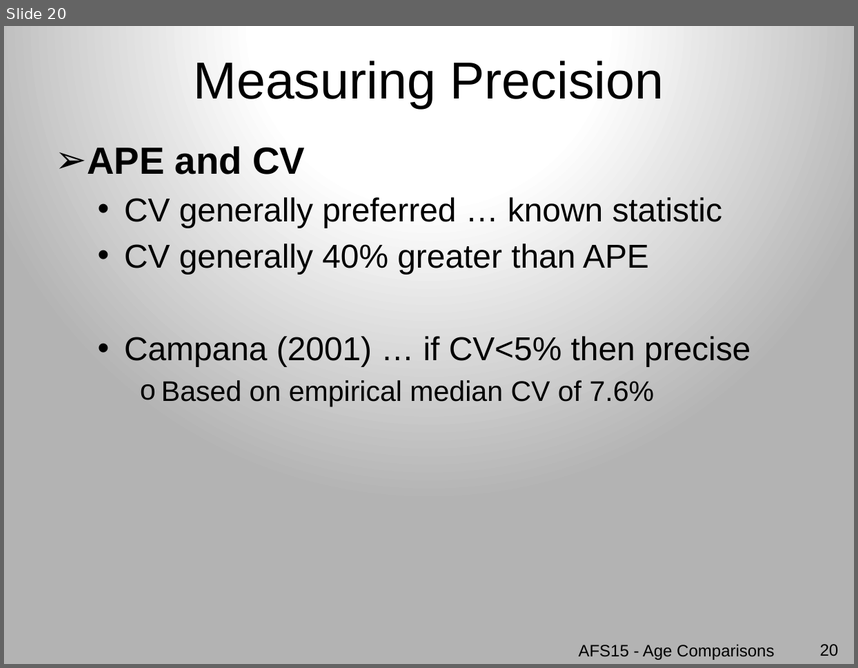
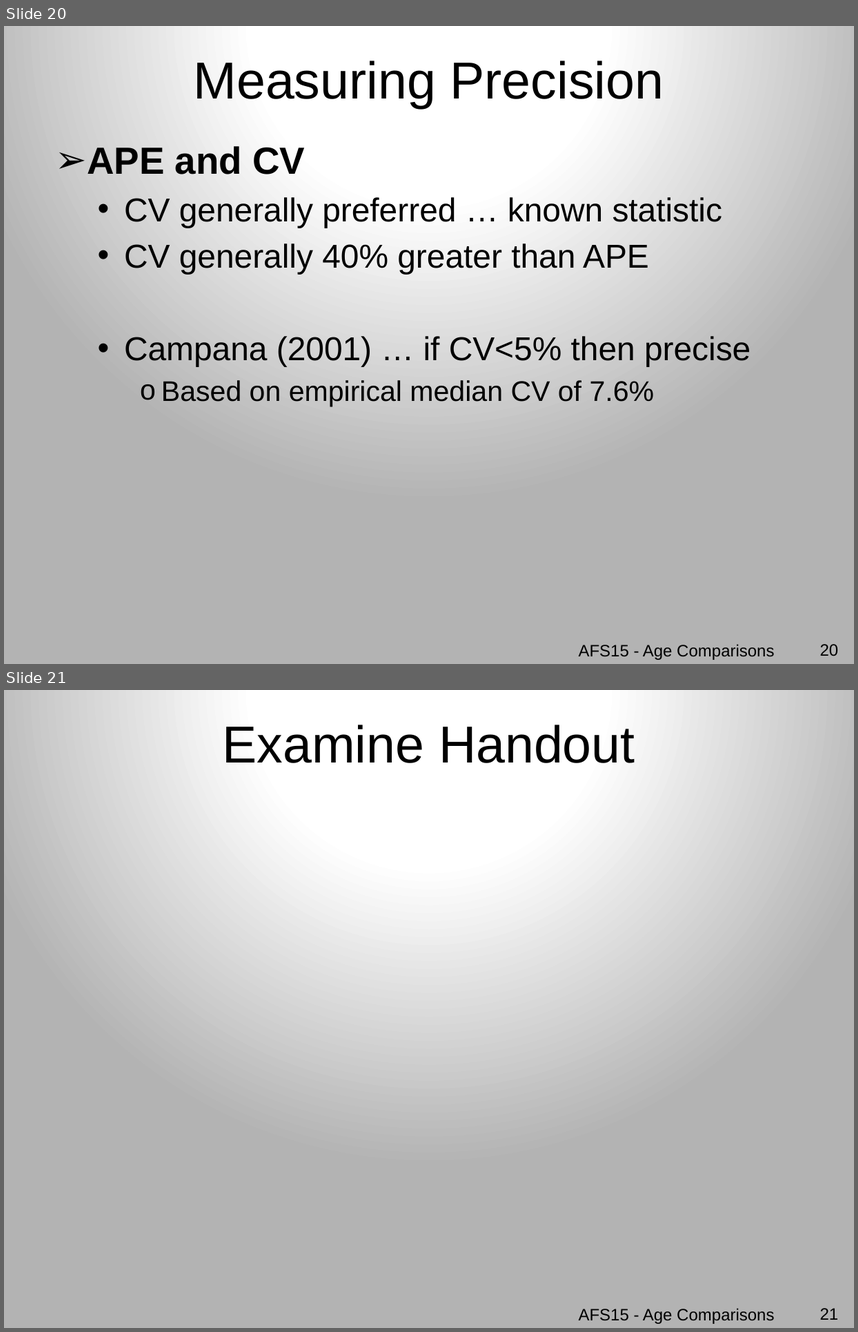
Before and after one commit to droglenc/AFSPortland2015, a slide deck: Slides/01_AgeComparisons.pptx. Shown one above the other, each under a label of ours: slide 20 before the commit, slides 20 and 21 after it. The pictures are 858x668 and 858x1332 pixels, drawn with LibreOffice and Linux fonts; fonts in the diff are those of the drawing. Boxes give left, top, right and bottom in pixels: in the first picture for what was removed or moved away, otherwise in the second. Text is boxed around its words. In the diff, an @@ line names an element or a change of style, - is before the commit and + after.

Commit message:
Updated AgeComparisons

```diff
--- a/Slides/01_AgeComparisons.pptx
+++ b/Slides/01_AgeComparisons.pptx
@@ slide 21 added at (x1=4, y1=690, x2=854, y2=1328), background gradient #FFFFFF to #B3B3B3 @@
@@ title added at (x1=222, y1=724, x2=635, y2=763), 44 pt, text #000000 @@
+Examine Handout
@@ text added at (x1=579, y1=1308, x2=774, y2=1323), 14 pt, text #000000 @@
+AFS15 - Age Comparisons
@@ page number added at (x1=820, y1=1308, x2=839, y2=1319), 14 pt, text #000000 @@
+21
```
Also in this commit, not shown: 3 slides changed, 1 other slide added, 3 other files.
